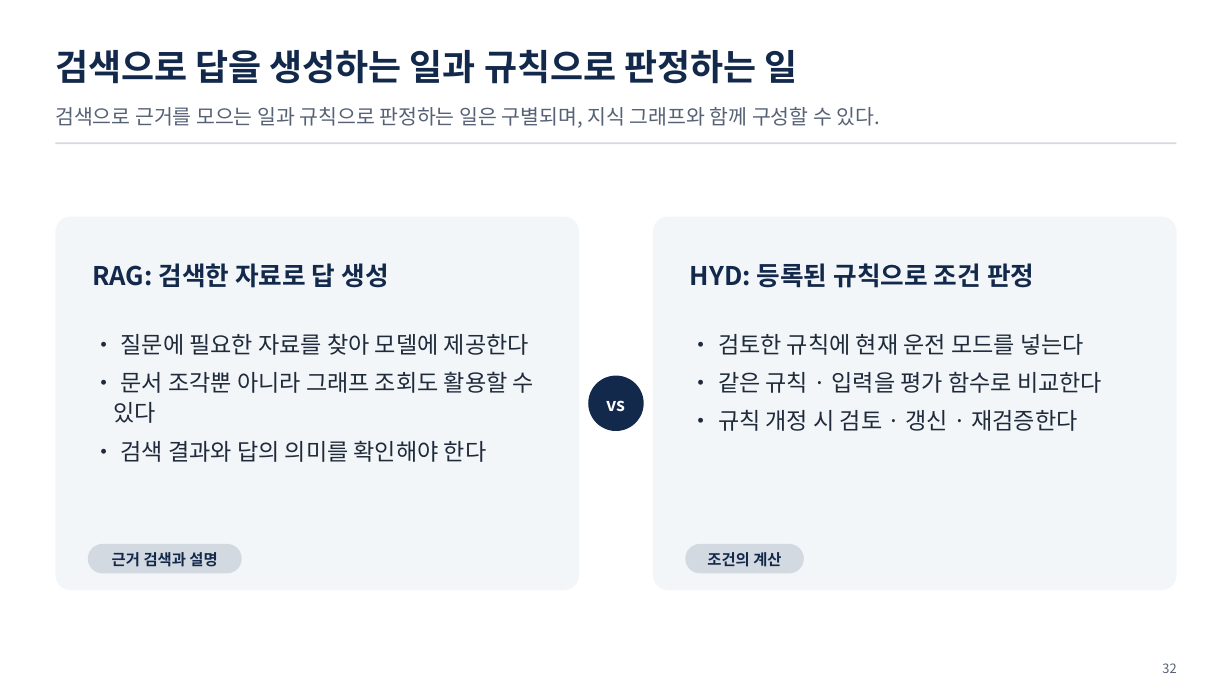
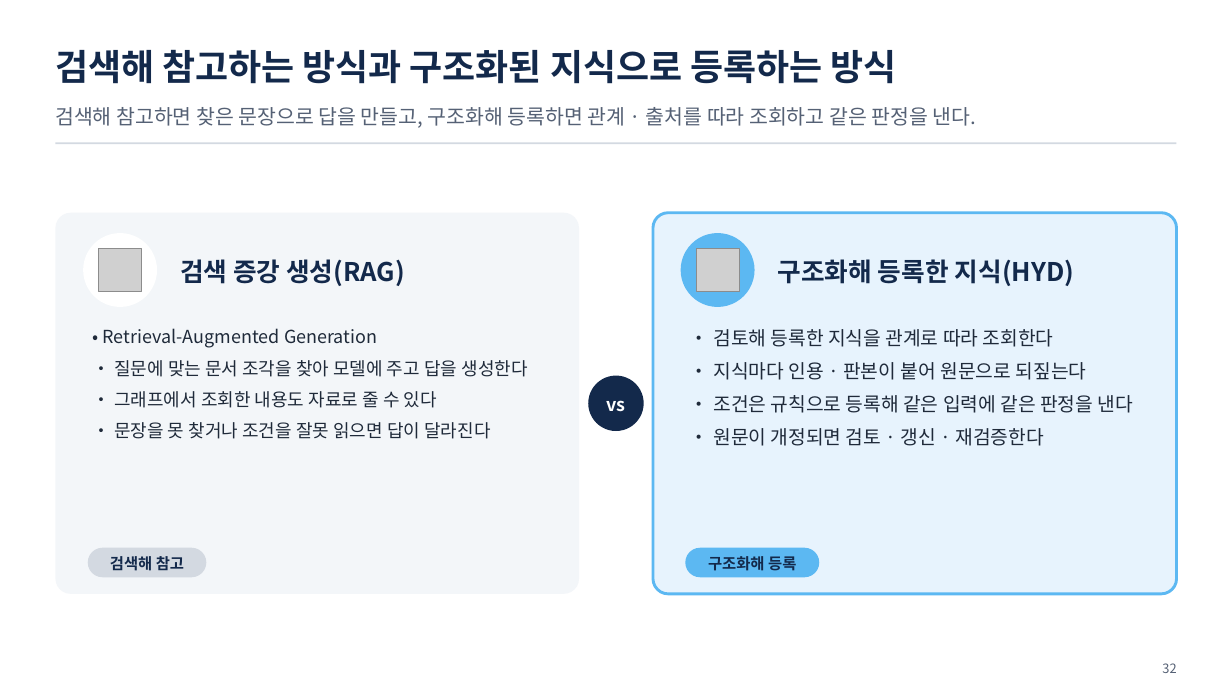
Before and after one commit to uengine-oss/hyd-iot-edu, a slide deck: slide 32 of 산출물/통합반/이론/04회차/통합반_04일차.pptx. Drawn at 1232x693 pixels with LibreOffice and Linux fonts; fonts in the diff are those of the drawing; grey boxes stand for pictures. Boxes give left, top, right and bottom in pixels: in the first picture for what was removed or moved away, otherwise in the second. Text is boxed around its words. In the diff, an @@ line names an element or a change of style, - is before the commit and + after.

```diff
--- a/산출물/통합반/이론/04회차/통합반_04일차.pptx
+++ b/산출물/통합반/이론/04회차/통합반_04일차.pptx
@@ text at box(55, 49, 896, 84): text changed @@
-검색으로 답을 생성하는 일과 규칙으로 판정하는 일
+검색해 참고하는 방식과 구조화된 지식으로 등록하는 방식
@@ text at box(55, 107, 977, 128): text changed @@
-검색으로 근거를 모으는 일과 규칙으로 판정하는 일은 구별되며, 지식 그래프와 함께 구성할 수 있다.
+검색해 참고하면 찾은 문장으로 답을 만들고, 구조화해 등록하면 관계 · 출처를 따라 조회하고 같은 판정을 낸다.
@@ ellipse added at box(83, 233, 157, 307), fill #FFFFFF @@
@@ rounded rectangle at box(653, 213, 1177, 593): fill #F3F6F9 to #E7F3FD; outline none to #5CB8F2 2.25 pt @@
@@ ellipse added at box(681, 233, 755, 307), fill #5CB8F2 @@
@@ picture added at box(99, 249, 141, 291) @@
@@ text at box(180, 259, 405, 286): text changed @@
-RAG: 검색한 자료로 답 생성
+검색 증강 생성(RAG)
@@ text removed at box(690, 263, 1034, 288) @@
-HYD: 등록된 규칙으로 조건 판정
@@ picture added at box(696, 249, 738, 291) @@
@@ text added at box(778, 259, 1075, 286), 20 pt, text #13294B, bold @@
+구조화해 등록한 지식(HYD)
@@ text at box(102, 328, 528, 439): text changed; size 18 to 14 pt @@
-• 질문에 필요한 자료를 찾아 모델에 제공한다
-• 문서 조각뿐 아니라 그래프 조회도 활용할 수 있다
-• 검색 결과와 답의 의미를 확인해야 한다
+• Retrieval-Augmented Generation
+• 질문에 맞는 문서 조각을 찾아 모델에 주고 답을 생성한다
+• 그래프에서 조회한 내용도 자료로 줄 수 있다
+• 문장을 못 찾거나 조건을 잘못 읽으면 답이 달라진다
@@ text at box(713, 329, 1133, 446): text changed; size 18 to 15 pt @@
-• 검토한 규칙에 현재 운전 모드를 넣는다
-• 같은 규칙 · 입력을 평가 함수로 비교한다
-• 규칙 개정 시 검토 · 갱신 · 재검증한다
+• 검토해 등록한 지식을 관계로 따라 조회한다
+• 지식마다 인용 · 판본이 붙어 원문으로 되짚는다
+• 조건은 규칙으로 등록해 같은 입력에 같은 판정을 낸다
+• 원문이 개정되면 검토 · 갱신 · 재검증한다
@@ rounded rectangle: place and size @@
-rounded rectangle at box(88, 544, 242, 574)
+rounded rectangle at box(88, 548, 206, 578)
@@ text at box(110, 556, 184, 571): text changed @@
-근거 검색과 설명
+검색해 참고
@@ rounded rectangle: place and size @@
-rounded rectangle at box(686, 544, 804, 574)
+rounded rectangle at box(686, 548, 820, 578)
@@ rounded rectangle at box(686, 548, 820, 578): fill #D3D9E1 to #5CB8F2 @@
@@ text removed at box(707, 552, 781, 567) @@
-조건의 계산
@@ text added at box(708, 556, 796, 571), 12 pt, text #13294B, bold @@
+구조화해 등록
```
Also in this commit, not shown: 32 other slides changed, 1 slide added, 5 other files.
